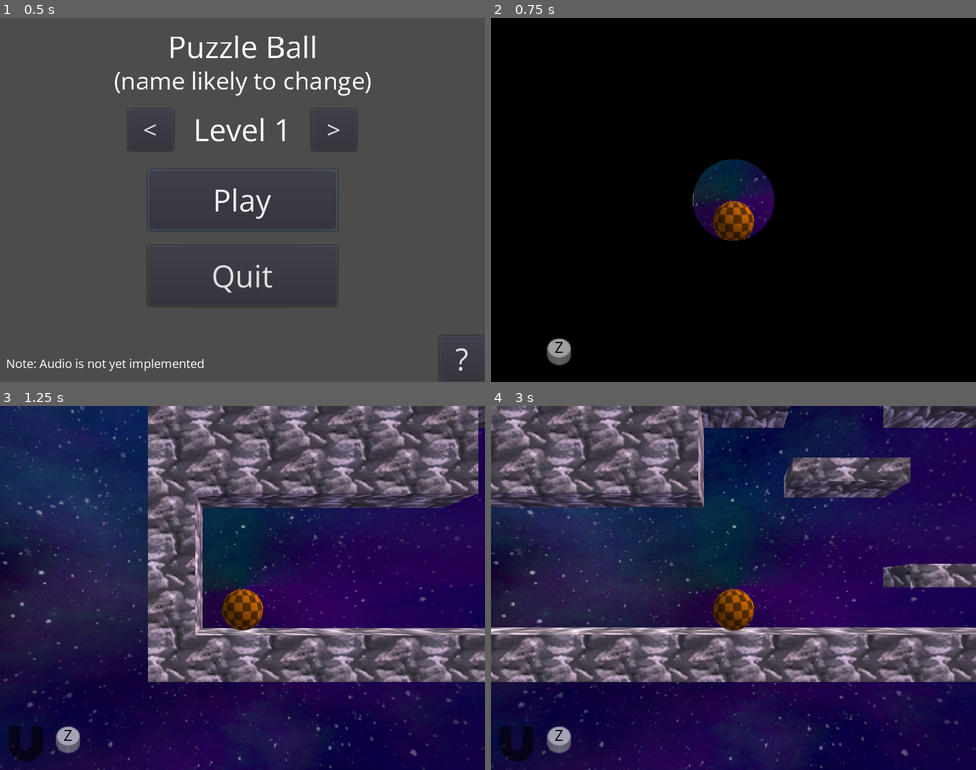
Above: before the commit, frames 1-4 (two rows, left to right).
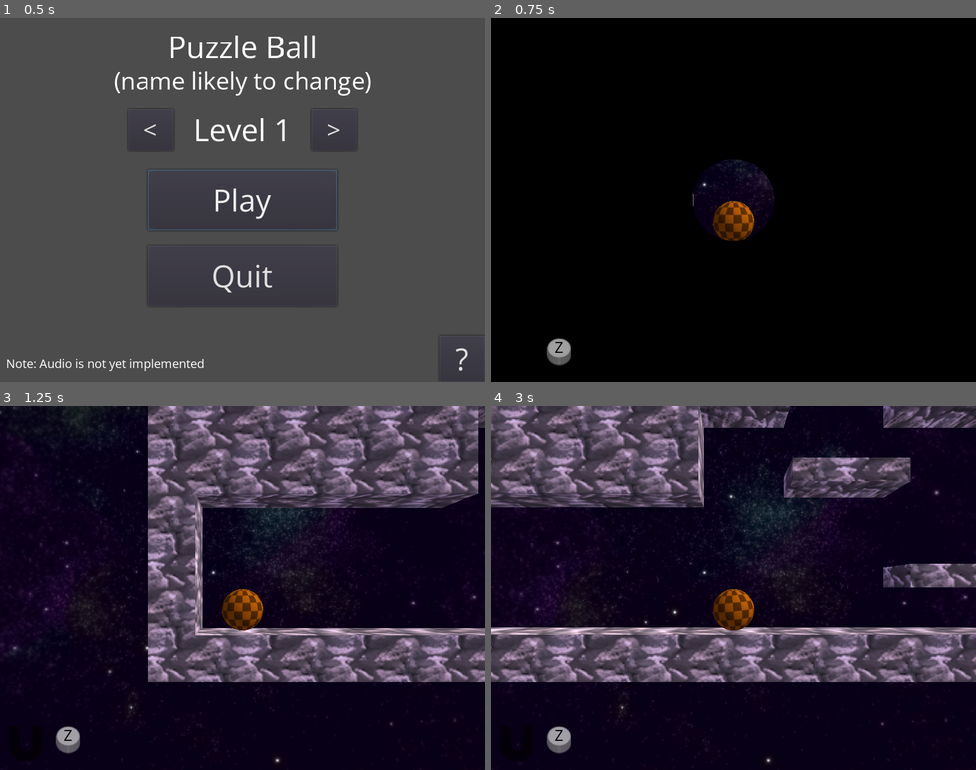
Above: after the commit, the same moments.

Repository: tomas7770/puzzle-ball
Game: Godot game, scene res://Scenes/UI/MainMenu/MainMenu.tscn
Two runs of this game, one before a commit and one after it. Both use one fixed random seed, a clock stepped at 60 frames per second and the inputs below.
Inputs (mouse positions are in pixels of both pictures, inside the frame that each line leads up to):
- Up to frame 1 (0.5 s): no input
- Up to frame 2 (0.75 s): click "Play" at 0.5 s
- Up to frame 3 (1.25 s): no input
- Up to frame 4 (3 s): tap Enter at 1.25 s; move the mouse to (840, 569) at 1.27 s; hold Right (plr1_right) 1.28-2 s; hold E (plr1_interact) 1.28-2 s; click (840, 569) at 1.42 s; tap Space (plr1_jump) at 1.52 s; drag from (636, 606) to (709, 660) at 2.02 s; move the mouse to (782, 507) at 2.77 s; hold Right (plr1_right) from 2.78 s (still down); hold E (plr1_interact) from 2.78 s (still down)

Frame 1 is identical in both runs. In frame 2, 2.0% of the frame differs, in the area x 41-59%, y 38-61%; in frame 3, 64%, in the area x 0-100%, y 0-100%; in frame 4, 64%.

Commit message:
New sky and lighting tweaks

Diff:
--- a/default_env.tres
+++ b/default_env.tres
@@ -9,6 +9,6 @@
 background_mode = 2
 background_sky = SubResource( 1 )
 background_color = Color( 0, 0.054902, 0.156863, 1 )
-ambient_light_color = Color( 1, 1, 1, 1 )
-ambient_light_energy = 1.5
+ambient_light_color = Color( 0.61225, 0.5925, 0.79, 1 )
+ambient_light_energy = 2.5
 ambient_light_sky_contribution = 0.7
Not shown, changed: credits.txt
Binary file changed: textures/sky.png
